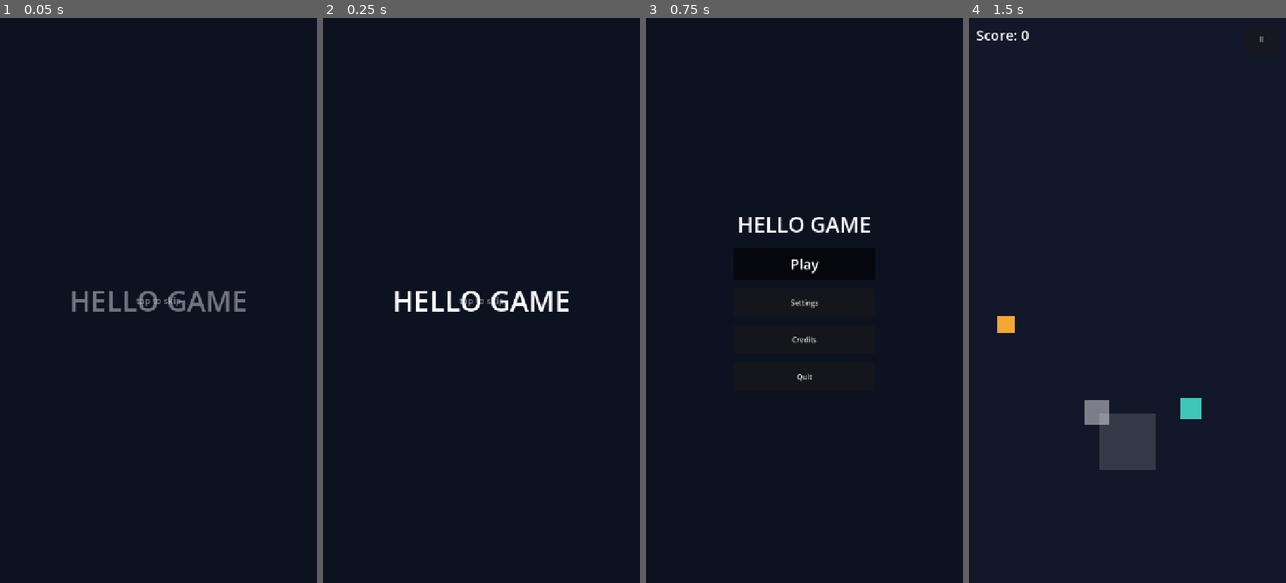
Above: before the commit, frames 1-4 (left to right).
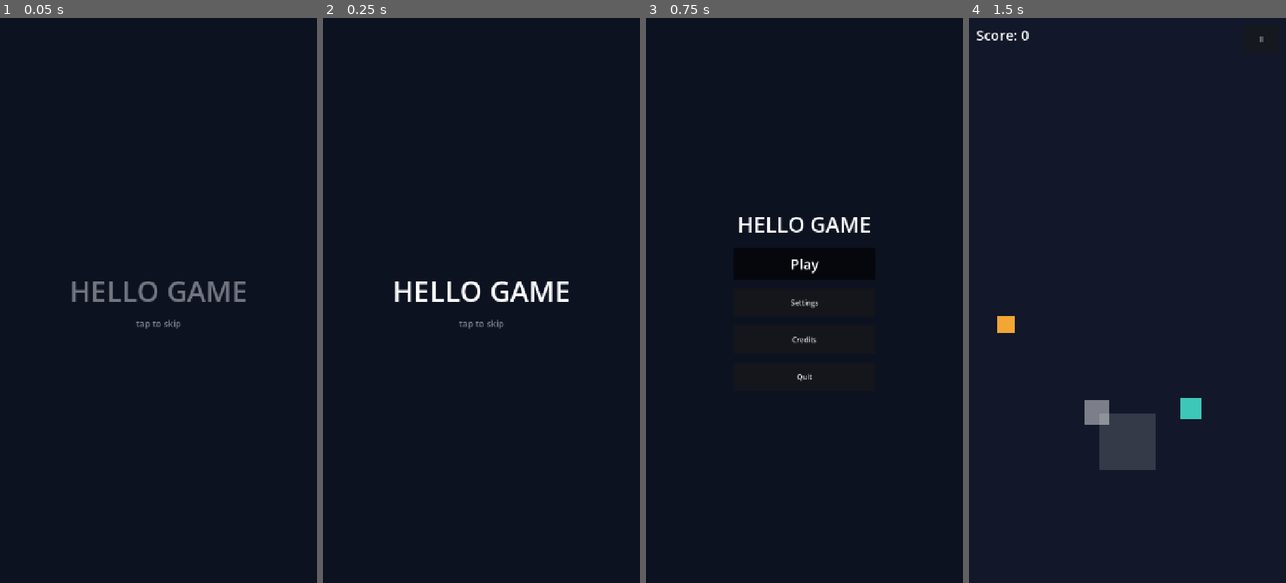
Above: after the commit, the same moments.

Repository: zyqorbusiness-lab/beast-game-builder
Game: Godot game, scene res://scenes/splash.tscn
Two runs of this game, one before a commit and one after it. Both use one fixed random seed, a clock stepped at 60 frames per second and the inputs below.
Inputs (mouse positions are in pixels of both pictures, inside the frame that each line leads up to):
- Up to frame 1 (0.05 s): no input
- Up to frame 2 (0.25 s): no input
- Up to frame 3 (0.75 s): tap Enter at 0.5 s; move the mouse to (874, 272) at 0.52 s; hold D (move_right) from 0.53 s (still down); tap P at 0.6 s; click (874, 272) at 0.67 s
- Up to frame 4 (1.5 s): release D (move_right) at 1.25 s; drag from (1127, 441) to (1007, 323) at 1.27 s

The runs differ from the first frame. In frame 1, 1.3% of the frame differs, in the area x 22-78%, y 46-55%; in frame 2, 1.4%; in frame 3, nothing differs; in frame 4, nothing differs.

Commit message:
Fix splash hint overlapping logo (VBox layout); verified by rendered screenshot

Diff:
--- a/examples/godot-hello-game/scenes/splash.tscn
+++ b/examples/godot-hello-game/scenes/splash.tscn
@@ -24,13 +24,17 @@
 anchor_bottom = 1.0
 mouse_filter = 2
 
-[node name="Logo" type="Label" parent="Center"]
+[node name="VBox" type="VBoxContainer" parent="Center"]
+layout_mode = 2
+theme_override_constants/separation = 16
+
+[node name="Logo" type="Label" parent="Center/VBox"]
 layout_mode = 2
 theme_override_font_sizes/font_size = 64
 text = "HELLO GAME"
 horizontal_alignment = 1
 
-[node name="Hint" type="Label" parent="Center"]
+[node name="Hint" type="Label" parent="Center/VBox"]
 layout_mode = 2
 theme_override_font_sizes/font_size = 20
 theme_override_colors/font_color = Color(1, 1, 1, 0.5)
--- a/examples/godot-hello-game/scripts/splash.gd
+++ b/examples/godot-hello-game/scripts/splash.gd
@@ -8,7 +8,7 @@
 
 
 func _ready() -> void:
-	var logo: Label = $Center/Logo
+	var logo: Label = $Center/VBox/Logo
 	logo.modulate.a = 0.0
 	var tween := create_tween()
 	tween.tween_property(logo, "modulate:a", 1.0, 0.3)\
